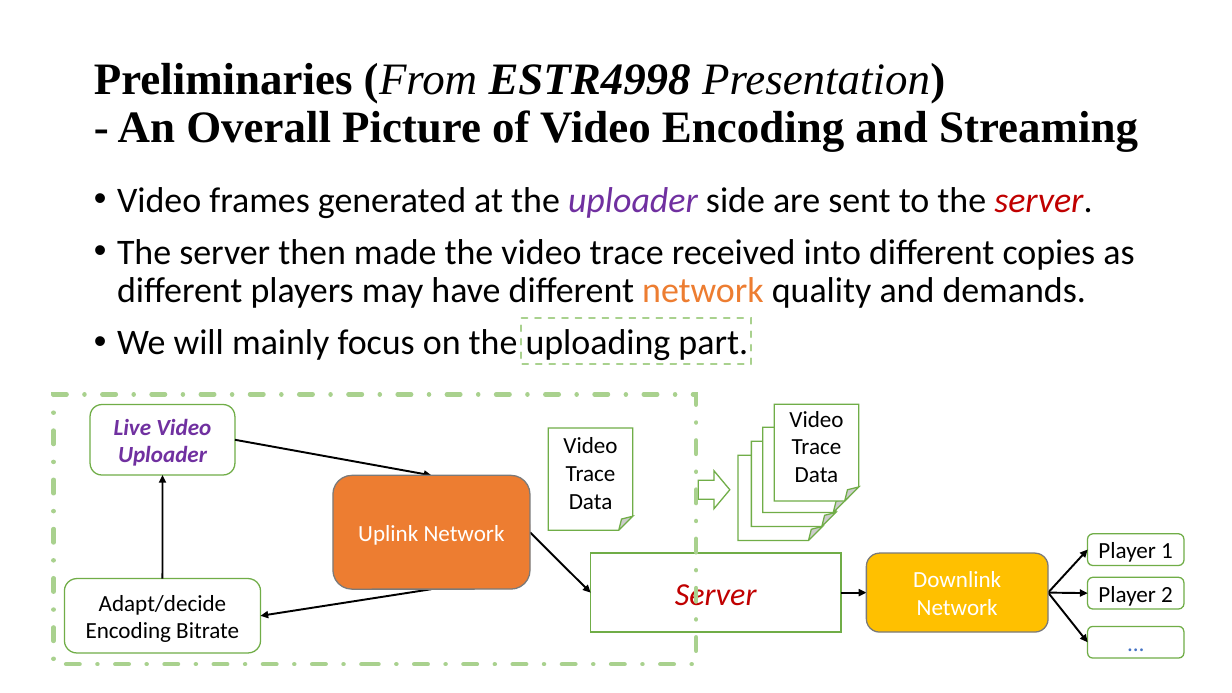
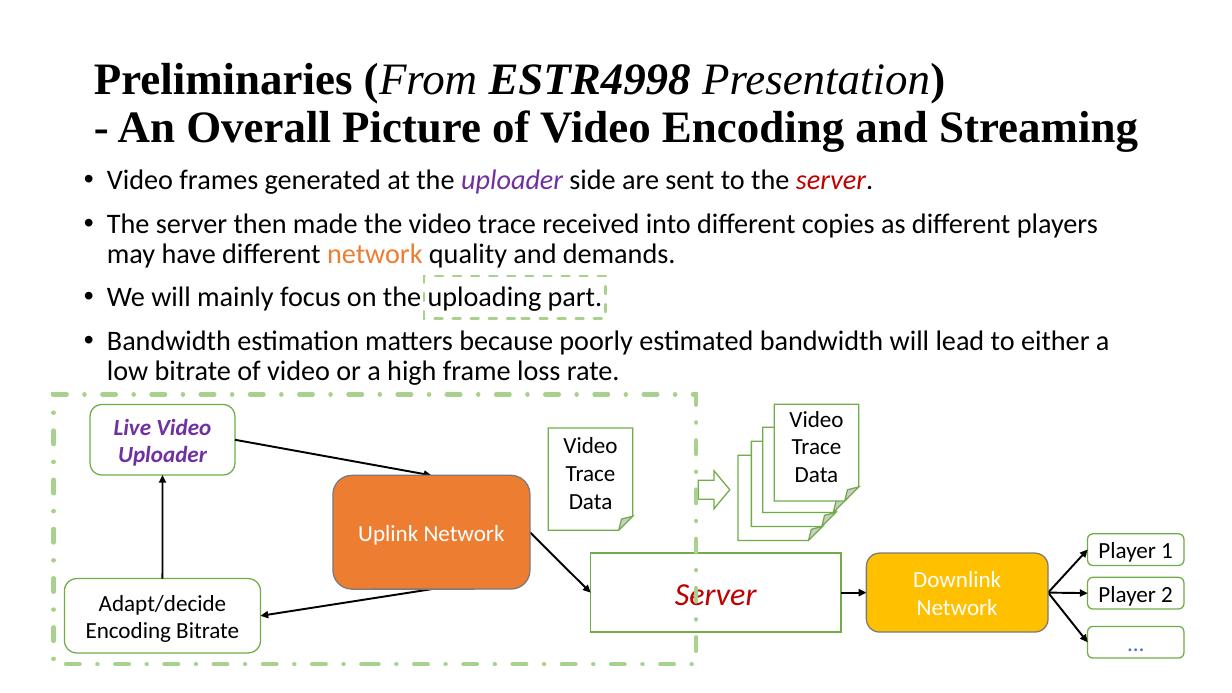
Before and after one commit to williamzheng0711/online-cdf-streaming, a slide deck: slide 3 of ESTR4999_Notes/ESTR4999_Presentation.pptx. Drawn at 1232x693 pixels with LibreOffice and Linux fonts; fonts in the diff are those of the drawing. Boxes give left, top, right and bottom in pixels: in the first picture for what was removed or moved away, otherwise in the second. Text is boxed around its words. In the diff, an @@ line names an element or a change of style, - is before the commit and + after.

```diff
--- a/ESTR4999_Notes/ESTR4999_Presentation.pptx
+++ b/ESTR4999_Notes/ESTR4999_Presentation.pptx
@@ text "Video frames generated at the ...": place and size @@
-text "Video frames generated at the ..." at [117, 187, 1134, 360]
+text "Video frames generated at the ..." at [107, 169, 1110, 385]
@@ text at [107, 169, 1098, 311]: size 28 to 22 pt in "Video frames generated at the uploader side ...", "The server then made the video trace ...", "We will mainly focus on the uploading ..." @@
@@ rectangle: place and size @@
-rectangle at [521, 318, 751, 364]
+rectangle at [424, 276, 606, 319]
@@ rectangle at [424, 276, 606, 319]: outline #A9D18E 1.5 pt dashed to #A9D18E 2 pt dashed @@
@@ text at [107, 330, 1110, 385]: paragraph added @@
+• Bandwidth estimation matters because poorly estimated bandwidth will lead to either a low bitrate of video or a high frame loss rate.
```
Also in this commit, not shown: 5 other slides changed, 10 slides added, 2 slides removed, 4 other files.
